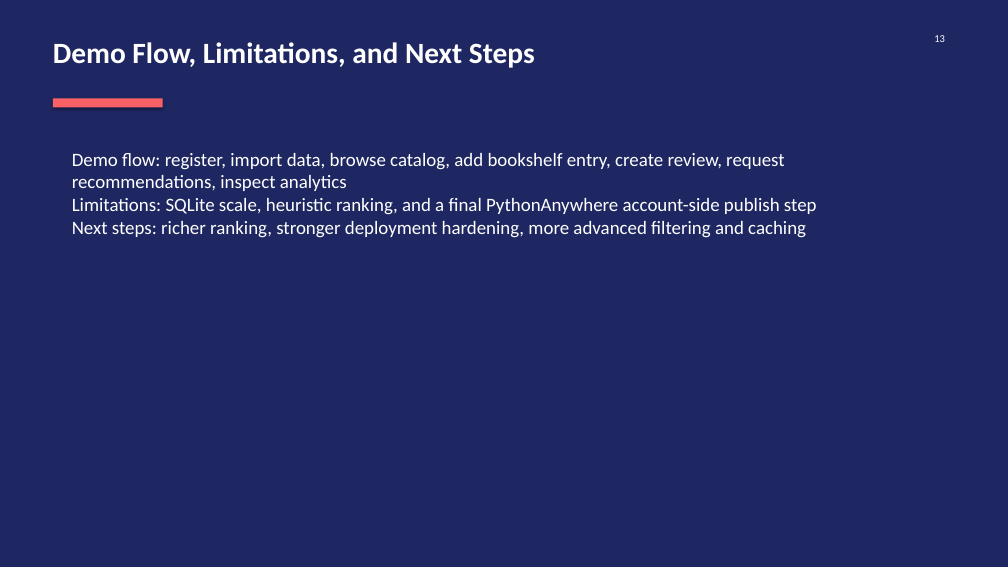
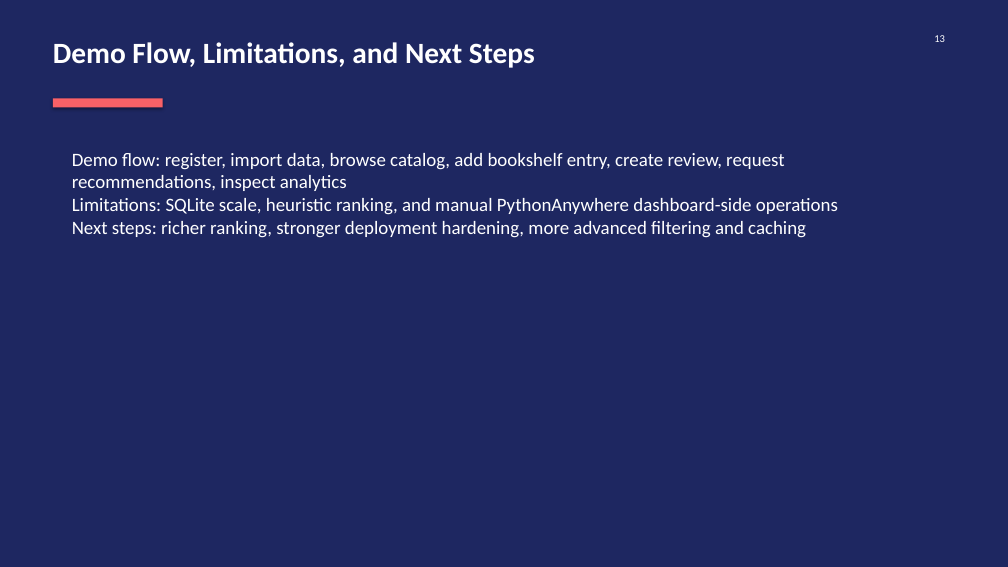
Before and after one commit to IJF9GAWHY8FGA8/bookscope-api, a slide deck: slide 13 of slides/bookscope_presentation.pptx. Drawn at 1008x567 pixels with LibreOffice and Linux fonts; fonts in the diff are those of the drawing. Boxes give left, top, right and bottom in pixels: in the first picture for what was removed or moved away, otherwise in the second. Text is boxed around its words. In the diff, an @@ line names an element or a change of style, - is before the commit and + after.

Commit message:
docs: record live PythonAnywhere deployment and refresh submission assets

```diff
--- a/slides/bookscope_presentation.pptx
+++ b/slides/bookscope_presentation.pptx
@@ text at (72, 198, 838, 215): text changed @@
-Limitations: SQLite scale, heuristic ranking, and a final PythonAnywhere account-side publish step
+Limitations: SQLite scale, heuristic ranking, and manual PythonAnywhere dashboard-side operations
```
Also in this commit, not shown: 1 other slide changed, 9 other files.
